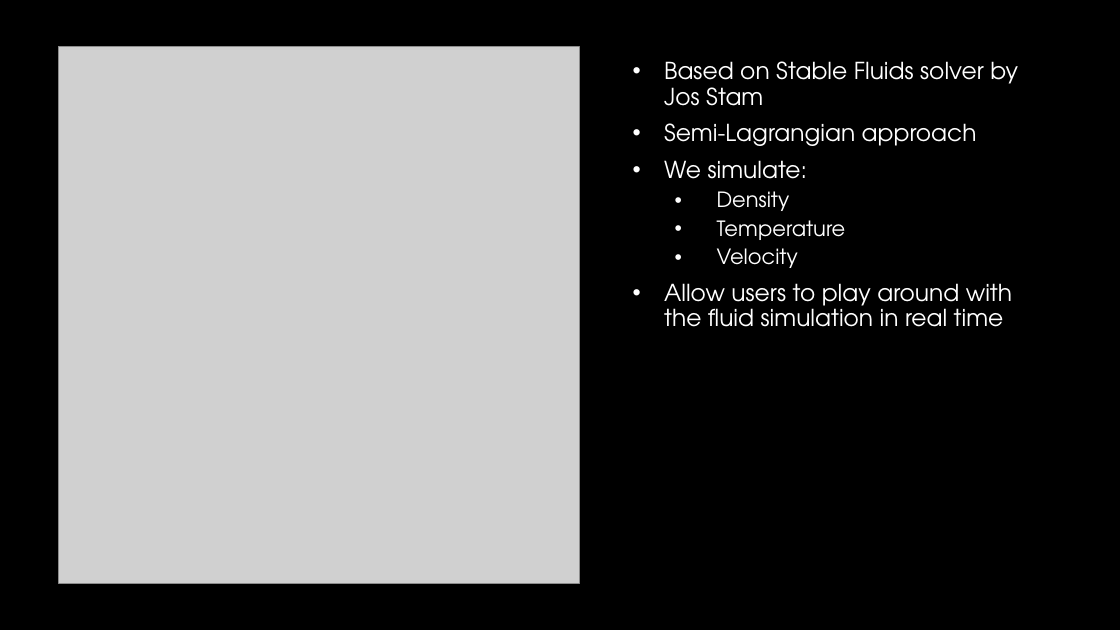
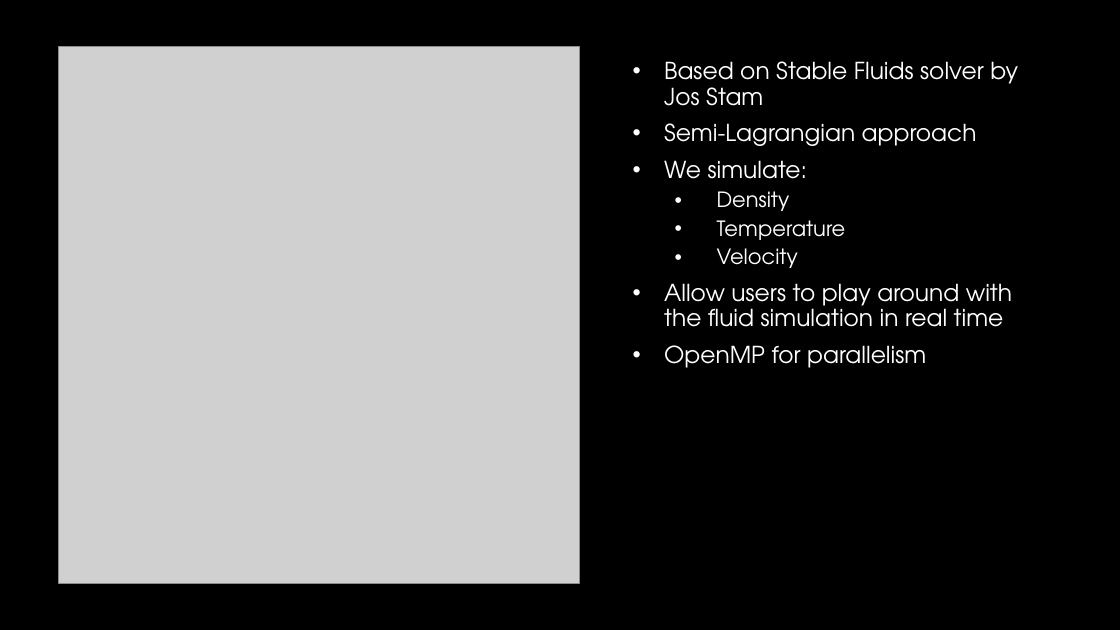
Before and after one commit to jan-van-bergen/FluidSim, a slide deck: slide 2 of Fluid simulation sandbox.pptx. Drawn at 1120x630 pixels with LibreOffice and Linux fonts; fonts in the diff are those of the drawing; grey boxes stand for pictures; background and template pictures are left out. Boxes give left, top, right and bottom in pixels: in the first picture for what was removed or moved away, otherwise in the second. Text is boxed around its words. In the diff, an @@ line names an element or a change of style, - is before the commit and + after.

```diff
--- a/Fluid simulation sandbox.pptx
+++ b/Fluid simulation sandbox.pptx
@@ subtitle at [664, 345, 926, 368]: paragraph added @@
+• OpenMP for parallelism
```
Also in this commit, not shown: 1 other slide changed, 1 other file.
